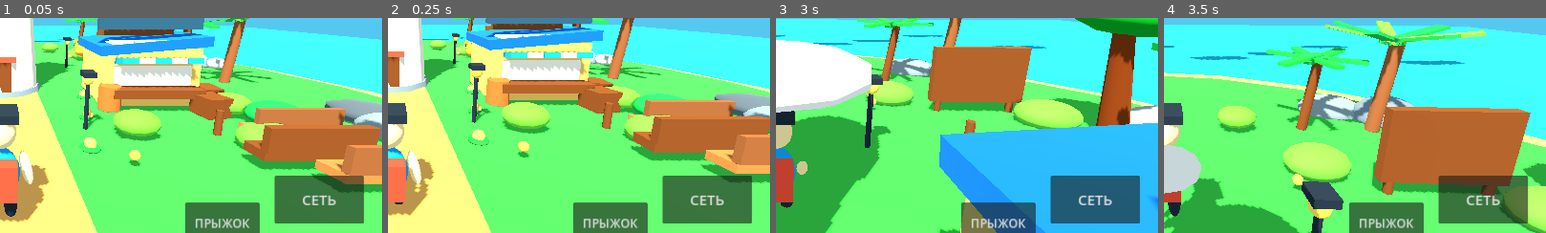
Above: before the commit, frames 1-4 (left to right).
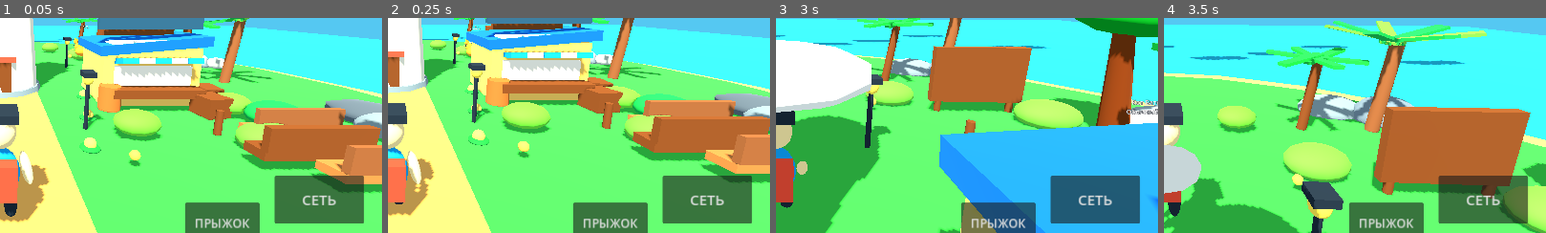
Above: after the commit, the same moments.

Repository: ksotik22/Catch-a-Mutant
Game: Godot game, scene res://scenes/main.tscn
Same seed, same stepped clock (60 frames per second), same inputs: the game is played once before the commit and once after it.
Inputs (mouse positions are % of the whole screen's width and height, from its top left):
- Up to frame 1 (0.05 s): no input
- Up to frame 2 (0.25 s): no input
- Up to frame 3 (3 s): move the mouse to (55, 50) at 0.52 s; hold E 0.53-1.28 s; hold W from 0.53 s (still down); click (55, 50) at 0.67 s; tap Space at 0.77, 1.52 s; move the mouse to (45, 50) at 1.27 s; tap E at 1.35, 2.85 s; move the mouse to (52, 48) at 2.02 s; hold E 2.03-2.78 s; move the mouse to (49, 52) at 2.77 s; click (49, 52) at 2.92 s
- Up to frame 4 (3.5 s): keep holding W; tap Space at 3.02 s
The pictures show only the part of the screen within x 50-100%, y 42-92%; the shares and areas given below are measured in that part.

The runs differ from the first frame. In frame 1, less than 0.1% of the frame differs, in the area x 20-24%, y 3-5%; in frame 2, less than 0.1%; in frame 3, 0.3%, in the area x 91-100%, y 37-45%; in frame 4, nothing differs.

Commit message:
Gate mutants by net level and add starter rarity label

Diff:
--- a/scripts/creature.gd
+++ b/scripts/creature.gd
@@ -3,6 +3,7 @@
 @export var creature_name := "Кот Батон"
 @export var wander_speed := 2.2
 @export var wander_radius := 7.0
+@export var required_net_level: int = 1
 
 var origin := Vector3.ZERO
 var target := Vector3.ZERO
@@ -11,11 +12,27 @@
 var rarity_name := "Обычный"
 var rarity_multiplier: int = 1
 var rarity_color := Color("e8e8e8")
+var name_label: Label3D
 
 func _ready() -> void:
     origin = global_position
+    _ensure_name_label()
     _roll_rarity()
     _pick_target()
+
+func _ensure_name_label() -> void:
+    for child in get_children():
+        if child is Label3D:
+            name_label = child
+            break
+    if name_label == null:
+        name_label = Label3D.new()
+        name_label.position = Vector3(0, 2.0, 0)
+        name_label.billboard = BaseMaterial3D.BILLBOARD_ENABLED
+        name_label.no_depth_test = false
+        name_label.fixed_size = false
+        name_label.pixel_size = 0.0045
+        add_child(name_label)
 
 func _roll_rarity() -> void:
     var roll := randf() * 100.0
@@ -42,13 +59,18 @@
     _update_name_label()
 
 func _update_name_label() -> void:
-    for child in get_children():
-        if child is Label3D:
-            child.text = "%s\n%s  x%d" % [creature_name, rarity_name, rarity_multiplier]
-            child.modulate = rarity_color
-            child.font_size = 16
-            child.outline_modulate = Color("20242b")
-            child.outline_size = 5
+    if name_label == null:
+        return
+    name_label.text = "%s\n%s  x%d" % [creature_name, rarity_name, rarity_multiplier]
+    name_label.modulate = rarity_color
+    name_label.font_size = 28
+    name_label.outline_modulate = Color("20242b")
+    name_label.outline_size = 5
+    name_label.fixed_size = false
+    name_label.pixel_size = 0.0045
+
+func can_be_caught(net_level: int) -> bool:
+    return net_level >= required_net_level and not caught
 
 func _physics_process(delta: float) -> void:
     if caught:
@@ -76,15 +98,16 @@
     target = origin + Vector3(cos(angle) * distance, 0, sin(angle) * distance)
     wait_time = randf_range(0.5, 1.8)
 
-func catch_creature() -> void:
-    if caught:
-        return
+func catch_creature(net_level: int = 1) -> bool:
+    if not can_be_caught(net_level):
+        return false
     caught = true
     var state = get_tree().current_scene.get_node_or_null("GameState")
     if state != null:
         state.add_catch(10 * rarity_multiplier)
     print("Пойман: ", creature_name, " [", rarity_name, "] x", rarity_multiplier)
     _respawn_after_delay()
+    return true
 
 func _respawn_after_delay() -> void:
     visible = false
